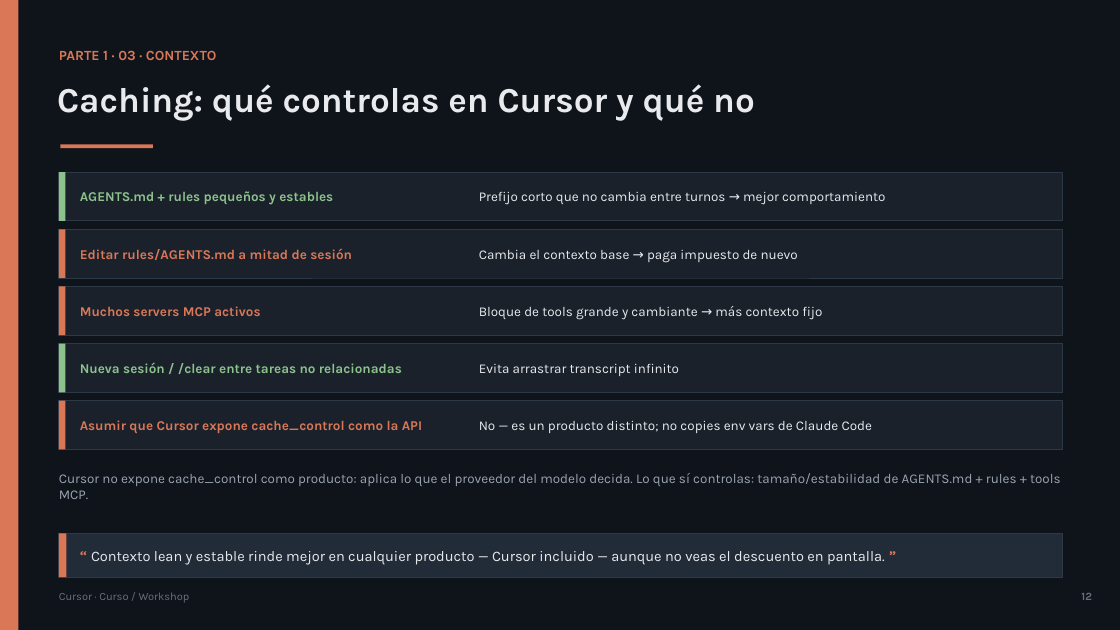
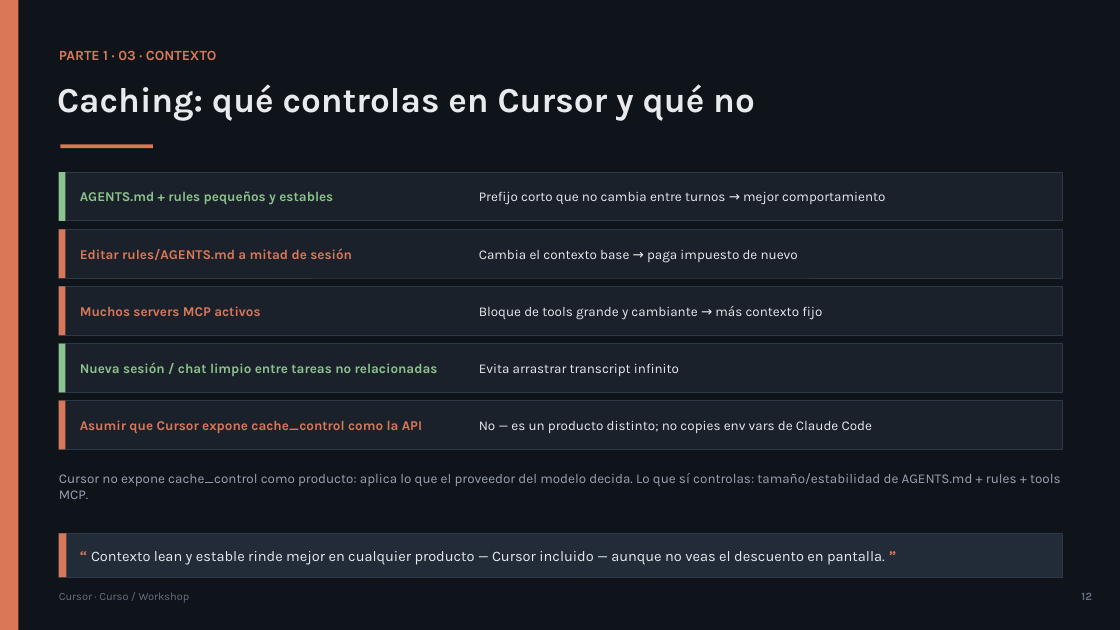
Before and after one commit to olonok69/cursor_code_ml_engineer, a slide deck: slide 12 of presentacion/Cursor_Presentacion.pptx. Drawn at 1120x630 pixels with LibreOffice and Linux fonts; fonts in the diff are those of the drawing. Boxes give left, top, right and bottom in pixels: in the first picture for what was removed or moved away, otherwise in the second. Text is boxed around its words. In the diff, an @@ line names an element or a change of style, - is before the commit and + after.

```diff
--- a/presentacion/Cursor_Presentacion.pptx
+++ b/presentacion/Cursor_Presentacion.pptx
@@ text at [80, 362, 438, 376]: text changed @@
-Nueva sesión / /clear entre tareas no relacionadas
+Nueva sesión / chat limpio entre tareas no relacionadas
```
Also in this commit, not shown: 10 other slides changed, 14 other files.
